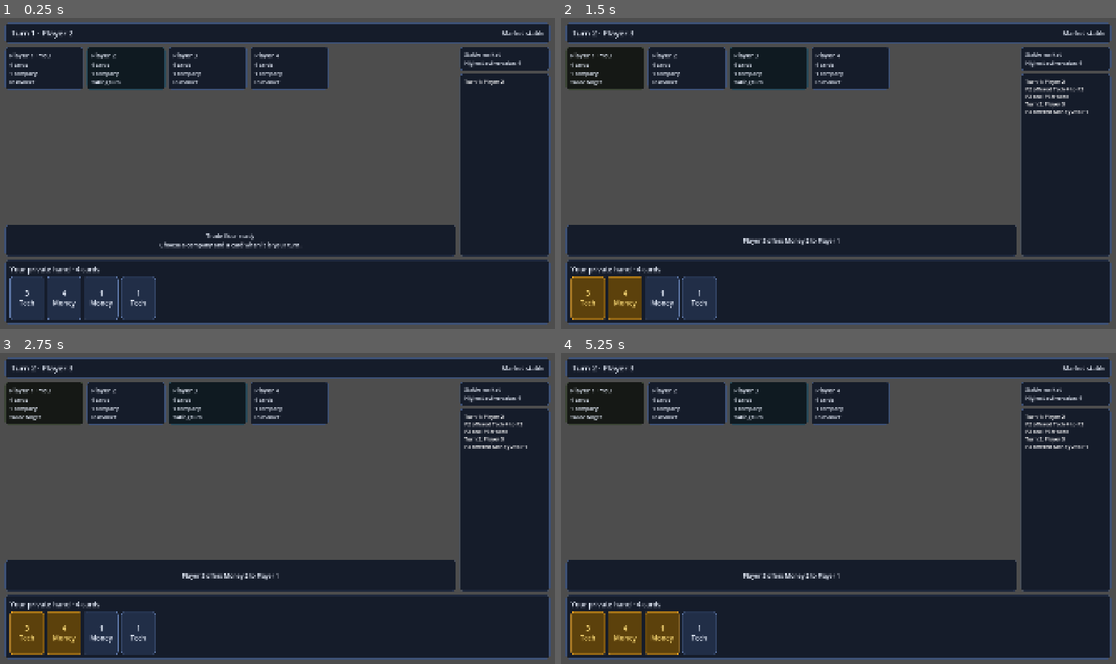
Above: before the commit, frames 1-4 (two rows, left to right).
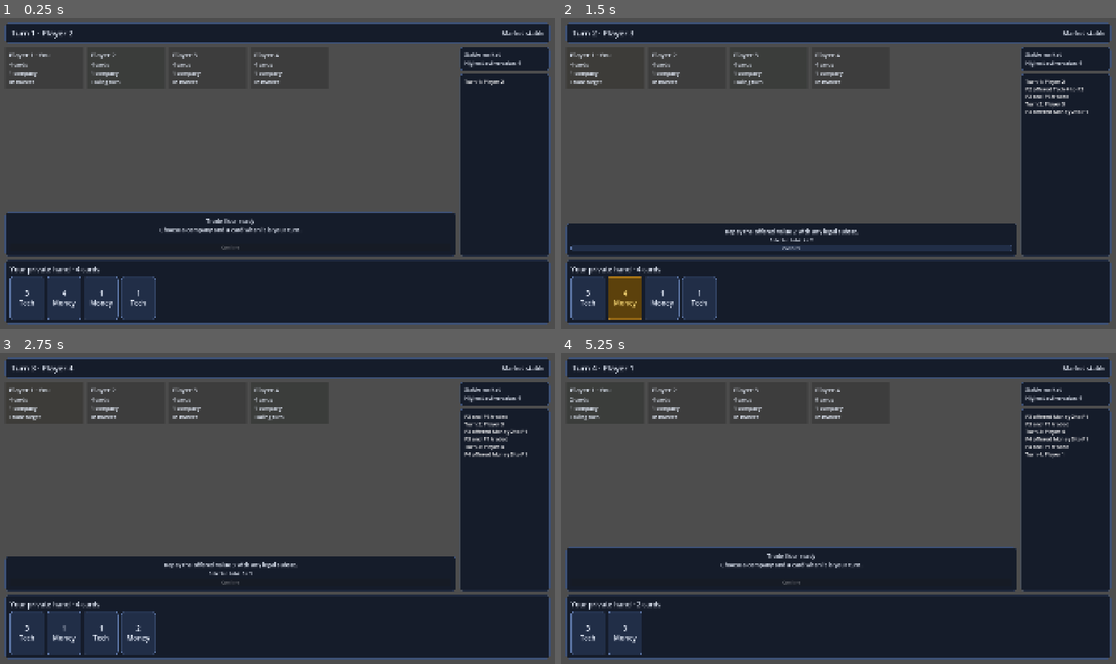
Above: after the commit, the same moments.

Repository: prelios/capitalism
Game: Godot game, scene res://game_controller.tscn
The game is run twice, just before and just after one commit, with the same random seed, the same clock (stepped at 60 frames per second) and the same inputs.
Inputs (mouse positions are in pixels of both pictures, inside the frame that each line leads up to):
- Up to frame 1 (0.25 s): no input
- Up to frame 2 (1.5 s): click "3 Tech" at 0.5 s; click "4 Money" at 1.25 s
- Up to frame 3 (2.75 s): click (233, 583) at 2 s, where only the run after the commit has a clickable "Confirm"
- Up to frame 4 (5.25 s): click "1 Money" at 2.75 s; click "1 Tech" at 3.5 s; click (699, 632) at 4.25 s, where only the run after the commit has a clickable "2 Money"; click (794, 583) at 5 s, where only the run after the commit has a clickable "Confirm"

The runs differ from the first frame. In frame 1, 12% of the frame differs, in the area x 0-83%, y 9-75%; in frame 2, 11%; in frame 3, 11%; in frame 4, 15%, in the area x 0-95%, y 4-98%.

Commit message:
Add human trade selection controls (#27)

Diff:
--- a/godot/game/game_controller.gd
+++ b/godot/game/game_controller.gd
@@ -18,6 +18,7 @@
 signal decision_requested(actor_id: int, phase: String, view: PlayerView)
 signal action_resolved
 signal presentation_updated(view: PlayerView)
+signal action_rejected(reason: String)
 
 
 var local_player_id := 1
@@ -81,7 +82,10 @@
 
 
 func submit_offer(actor_id: int, target_id: int, card_id: String, generation := match_generation) -> bool:
-	if generation != match_generation or game == null or !game.submit_offer(actor_id, target_id, card_id):
+	if generation != match_generation or game == null:
+		return false
+	if !game.submit_offer(actor_id, target_id, card_id):
+		action_rejected.emit(game.last_rejection)
 		return false
 	_publish_presentation()
 	action_resolved.emit()
@@ -89,7 +93,10 @@
 
 
 func submit_repayment(actor_id: int, card_ids: Array[String], generation := match_generation) -> bool:
-	if generation != match_generation or game == null or !game.submit_repayment(actor_id, card_ids):
+	if generation != match_generation or game == null:
+		return false
+	if !game.submit_repayment(actor_id, card_ids):
+		action_rejected.emit(game.last_rejection)
 		return false
 	_publish_presentation()
 	action_resolved.emit()
--- a/godot/ui/game_table.gd
+++ b/godot/ui/game_table.gd
@@ -10,11 +10,17 @@
 var _controller: GameController
 var _selected_card_ids: Array[String] = []
 var _last_view: PlayerView
+var _decision_actor_id := -1
+var _decision_phase := ""
+var _selected_target_id := -1
+var _feedback := ""
 
 @onready var _turn_label: Label = $Margin/Layout/Header/Margin/Content/Turn
 @onready var _market_label: Label = $Margin/Layout/Header/Margin/Content/Market
 @onready var _seats: FlowContainer = $Margin/Layout/Main/Center/SeatScroll/Seats
-@onready var _trade_label: Label = $Margin/Layout/Main/Center/Trade/Margin/TradeStatus
+@onready var _trade_label: Label = $Margin/Layout/Main/Center/Trade/Margin/Content/TradeStatus
+@onready var _selection_label: Label = $Margin/Layout/Main/Center/Trade/Margin/Content/Selection
+@onready var _confirm: Button = $Margin/Layout/Main/Center/Trade/Margin/Content/Confirm
 @onready var _market_detail: Label = $Margin/Layout/Main/Sidebar/Market/Margin/Content
 @onready var _history: RichTextLabel = $Margin/Layout/Main/Sidebar/History/Margin/Content
 @onready var _hand_title: Label = $Margin/Layout/Hand/Margin/Content/Title
@@ -25,6 +31,9 @@
 	_controller = controller
 	if !_controller.presentation_updated.is_connected(_render):
 		_controller.presentation_updated.connect(_render)
+	_controller.decision_requested.connect(_on_decision_requested)
+	_controller.action_rejected.connect(_on_action_rejected)
+	_confirm.pressed.connect(_confirm_selection)
 
 
 func selected_card_ids() -> Array[String]:
@@ -41,16 +50,19 @@
 	_render_trade(state)
 	_render_history(view.public_history())
 	_render_hand(view.own_hand())
+	_update_action_controls(state)
 
 
 func _render_seats(players: Array[Dictionary], state: Dictionary, local_player_id: int) -> void:
 	_clear_container(_seats)
 	var trade: Dictionary = state["pending_trade"]
-	var target_id: int = -1 if trade.is_empty() else trade["target_id"]
+	var target_id: int = _selected_target_id if _is_offer_decision() else (-1 if trade.is_empty() else trade["target_id"])
 	for player in players:
 		var seat := PLAYER_SEAT_SCENE.instantiate() as PlayerSeatPanel
 		_seats.add_child(seat)
 		seat.set_public_player(player, player["player_id"] == local_player_id, player["player_id"] == state["current_player_id"], player["player_id"] == target_id)
+		seat.set_target_selectable(_is_offer_decision() and player["alive"] and player["player_id"] != _decision_actor_id)
+		seat.target_selected.connect(_on_target_selected)
 
 
 func _render_trade(state: Dictionary) -> void:
@@ -104,10 +116,86 @@
 
 
 func _on_card_selection_changed(card_id: String, selected: bool) -> void:
-	if selected and !_selected_card_ids.has(card_id):
+	if selected and _is_offer_decision():
+		_selected_card_ids = [card_id]
+		_render(_last_view)
+	elif selected and !_selected_card_ids.has(card_id):
 		_selected_card_ids.append(card_id)
 	elif !selected:
 		_selected_card_ids.erase(card_id)
+	_update_action_controls(_last_view.public_state())
+
+
+func _on_decision_requested(actor_id: int, phase: String, _view: PlayerView) -> void:
+	_decision_actor_id = actor_id
+	_decision_phase = phase
+	_selected_card_ids.clear()
+	_selected_target_id = -1
+	_feedback = ""
+	if _last_view != null:
+		_render(_last_view)
+
+
+func _on_target_selected(player_id: int) -> void:
+	_selected_target_id = player_id
+	_feedback = ""
+	_render(_last_view)
+
+
+func _update_action_controls(state: Dictionary) -> void:
+	var enabled := false
+	if _is_offer_decision():
+		_trade_label.text = "Choose one card and a company to make your offer."
+		enabled = _selected_card_ids.size() == 1 and _selected_target_id > 0
+		_selection_label.text = "Card: %s · Target: %s%s" % [_selected_card_ids[0] if _selected_card_ids.size() == 1 else "none", "Player %d" % _selected_target_id if _selected_target_id > 0 else "none", _feedback]
+	elif _is_repayment_decision() and !state["pending_trade"].is_empty():
+		var offered: Dictionary = state["pending_trade"]["offered_card"]
+		var total := _selected_value()
+		_trade_label.text = "Repay the offered value %d with any legal subset." % offered["value"]
+		enabled = !_selected_card_ids.is_empty() and total >= offered["value"]
+		_selection_label.text = "Selected total: %d / %d%s" % [total, offered["value"], _feedback]
+	else:
+		_selection_label.text = _feedback
+		_confirm.disabled = true
+		return
+	_confirm.disabled = !enabled
+
+
+func _confirm_selection() -> void:
+	if _controller == null or _confirm.disabled:
+		return
+	var submitted := false
+	if _is_offer_decision():
+		submitted = _controller.submit_offer(_decision_actor_id, _selected_target_id, _selected_card_ids[0])
+	elif _is_repayment_decision():
+		submitted = _controller.submit_repayment(_decision_actor_id, _selected_card_ids)
+	if submitted:
+		_decision_phase = ""
+		_selected_card_ids.clear()
+		_selected_target_id = -1
+		_render(_last_view)
+
+
+func _on_action_rejected(reason: String) -> void:
+	_feedback = "\n%s" % reason
+	if _last_view != null:
+		_update_action_controls(_last_view.public_state())
+
+
+func _is_offer_decision() -> bool:
+	return _decision_phase == GameModel.PHASE_AWAITING_OFFER
+
+
+func _is_repayment_decision() -> bool:
+	return _decision_phase == GameModel.PHASE_AWAITING_REPAYMENT
+
+
+func _selected_value() -> int:
+	var total := 0
+	for card in _last_view.own_hand():
+		if _selected_card_ids.has(card["id"]):
+			total += card["value"]
+	return total
 
 
 func _clear_container(container: Container) -> void:
--- a/godot/ui/game_table.tscn
+++ b/godot/ui/game_table.tscn
@@ -86,12 +86,24 @@
 theme_override_constants/margin_right = 16
 theme_override_constants/margin_bottom = 14
 
-[node name="TradeStatus" type="Label" parent="Margin/Layout/Main/Center/Trade/Margin"]
+[node name="Content" type="VBoxContainer" parent="Margin/Layout/Main/Center/Trade/Margin"]
+layout_mode = 2
+
+[node name="TradeStatus" type="Label" parent="Margin/Layout/Main/Center/Trade/Margin/Content"]
 layout_mode = 2
 horizontal_alignment = 1
 vertical_alignment = 1
 theme_override_font_sizes/font_size = 20
 text = "Trade floor ready"
+
+[node name="Selection" type="Label" parent="Margin/Layout/Main/Center/Trade/Margin/Content"]
+layout_mode = 2
+horizontal_alignment = 1
+
+[node name="Confirm" type="Button" parent="Margin/Layout/Main/Center/Trade/Margin/Content"]
+layout_mode = 2
+focus_mode = 0
+text = "Confirm"
 
 [node name="Sidebar" type="VBoxContainer" parent="Margin/Layout/Main"]
 custom_minimum_size = Vector2(310, 0)
--- a/godot/ui/player_seat_panel.gd
+++ b/godot/ui/player_seat_panel.gd
@@ -1,4 +1,4 @@
-extends PanelContainer
+extends Button
 
 class_name PlayerSeatPanel
 
@@ -10,7 +10,7 @@
 
 
 func set_public_player(player: Dictionary, is_local: bool, is_current: bool, is_target: bool) -> void:
-	var player_id: int = player["player_id"]
+	player_id = player["player_id"]
 	_identity.text = "Player %d%s" % [player_id, " · You" if is_local else ""]
 	_hand_count.text = "%d card%s" % [player["hand_size"], "" if player["hand_size"] == 1 else "s"]
 	_companies.text = "%d compan%s" % [player["company_ids"].size(), "y" if player["company_ids"].size() == 1 else "ies"]
@@ -26,3 +26,16 @@
 	else:
 		_state.text = "In market"
 		self_modulate = Color.WHITE
+
+
+func set_target_selectable(selectable: bool) -> void:
+	disabled = !selectable
+
+
+func _pressed() -> void:
+	if !disabled:
+		target_selected.emit(player_id)
+signal target_selected(player_id: int)
+
+
+var player_id := -1
--- a/godot/ui/player_seat_panel.tscn
+++ b/godot/ui/player_seat_panel.tscn
@@ -2,11 +2,12 @@
 
 [ext_resource type="Script" path="res://ui/player_seat_panel.gd" id="1"]
 
-[node name="PlayerSeatPanel" type="PanelContainer"]
+[node name="PlayerSeatPanel" type="Button"]
 custom_minimum_size = Vector2(270, 145)
 script = ExtResource("1")
 
 [node name="Margin" type="MarginContainer" parent="."]
+mouse_filter = 2
 theme_override_constants/margin_left = 14
 theme_override_constants/margin_top = 12
 theme_override_constants/margin_right = 14
